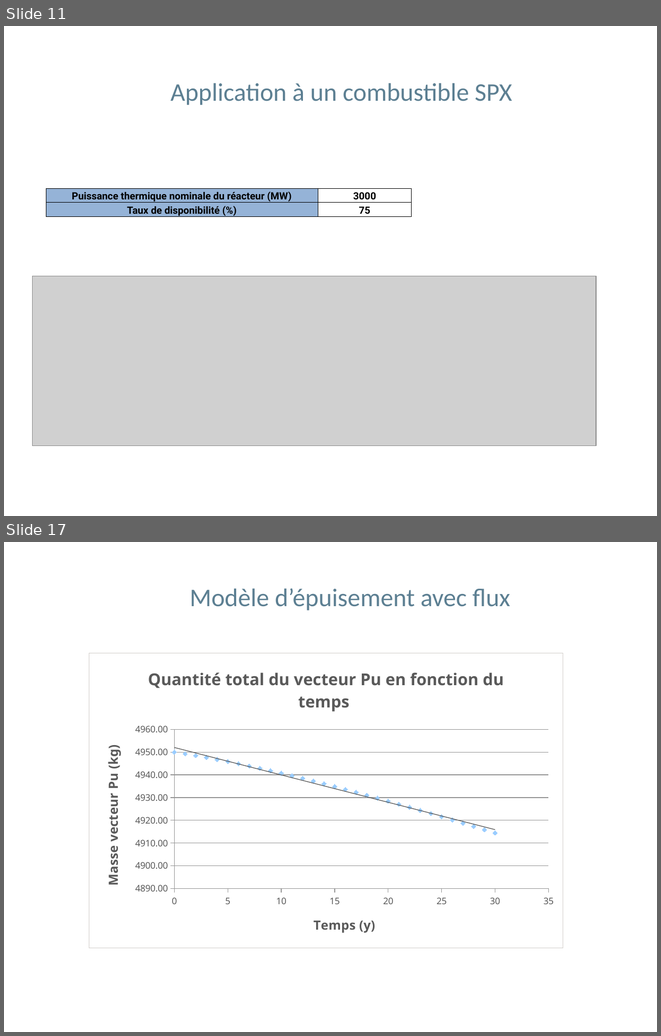
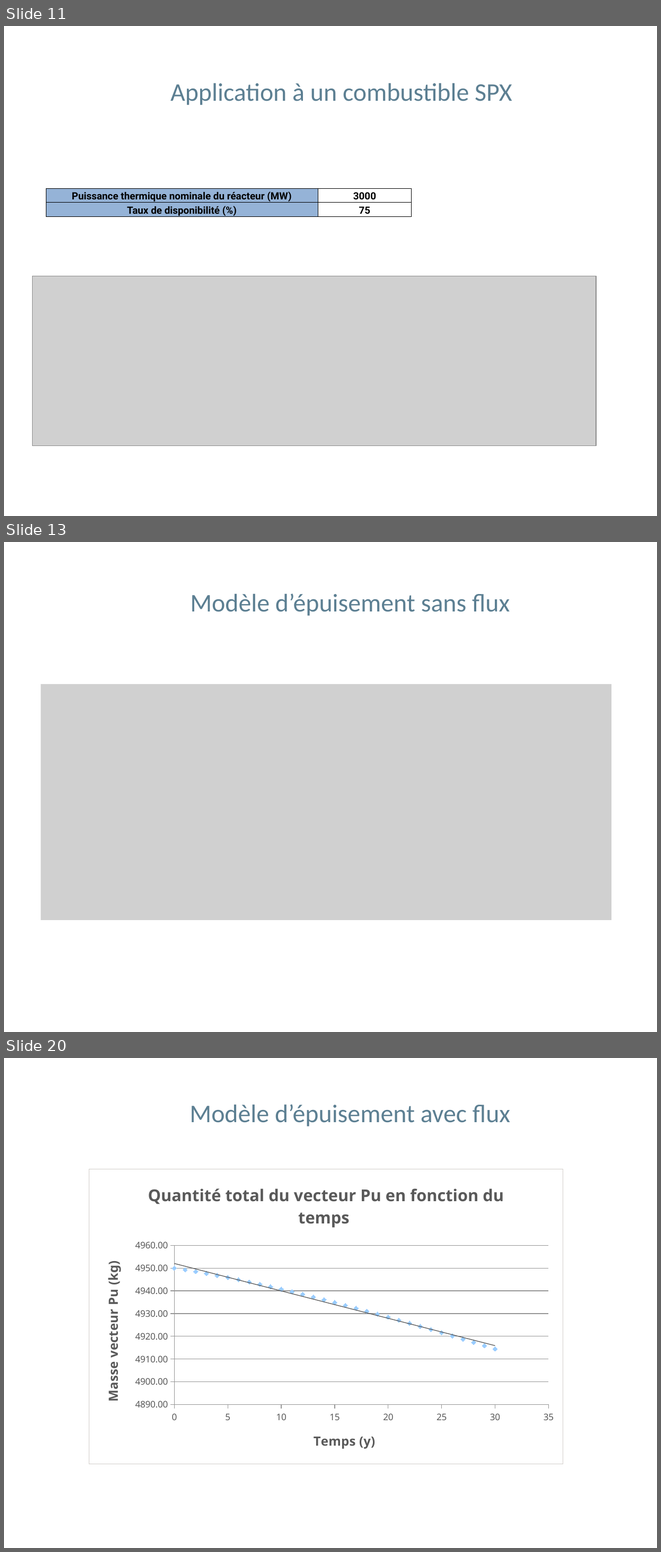
Before and after one commit to phjacquet/physor-smr-fbo, a slide deck: Philippe/PHR-FBO-L1_Mod.Epuis.pptx. Shown one above the other, each under a label of ours: slides 11 and 17 before the commit, slides 11, 13 and 20 after it; the slides between them are not shown. The pictures are 661x1036 and 661x1552 pixels, drawn with LibreOffice and Linux fonts; fonts in the diff are those of the drawing; grey boxes stand for pictures; background and template pictures are left out. Boxes give left, top, right and bottom in pixels: in the first picture for what was removed or moved away, otherwise in the second. Text is boxed around its words. In the diff, an @@ line names an element or a change of style, - is before the commit and + after.

```diff
--- a/Philippe/PHR-FBO-L1_Mod.Epuis.pptx
+++ b/Philippe/PHR-FBO-L1_Mod.Epuis.pptx
@@ slide 13 added at (4,542,657,1032), background #FFFFFF @@
@@ title added at (190,593,510,616), 28 pt, text #5C7F92 @@
+Modèle d’épuisement sans flux
@@ picture added at (41,685,611,920) @@
@@ what was slide 17 is now slide 20 @@
```
Also in this commit, not shown: 15 slides changed, 2 other slides added, 2 other files.
